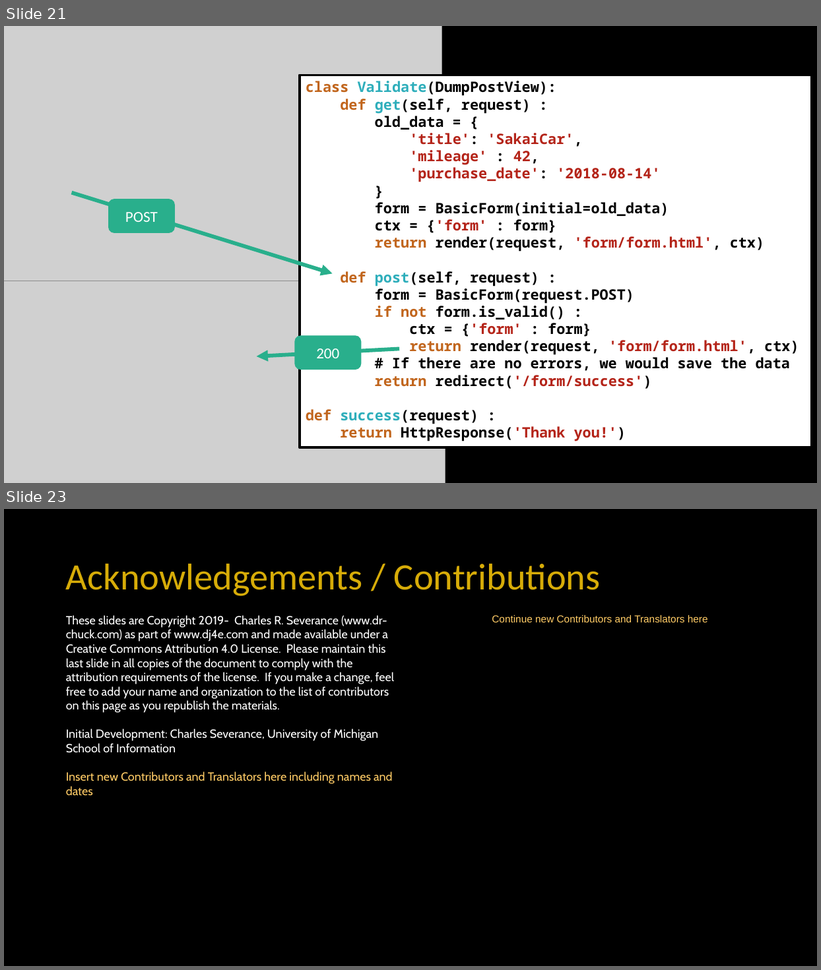
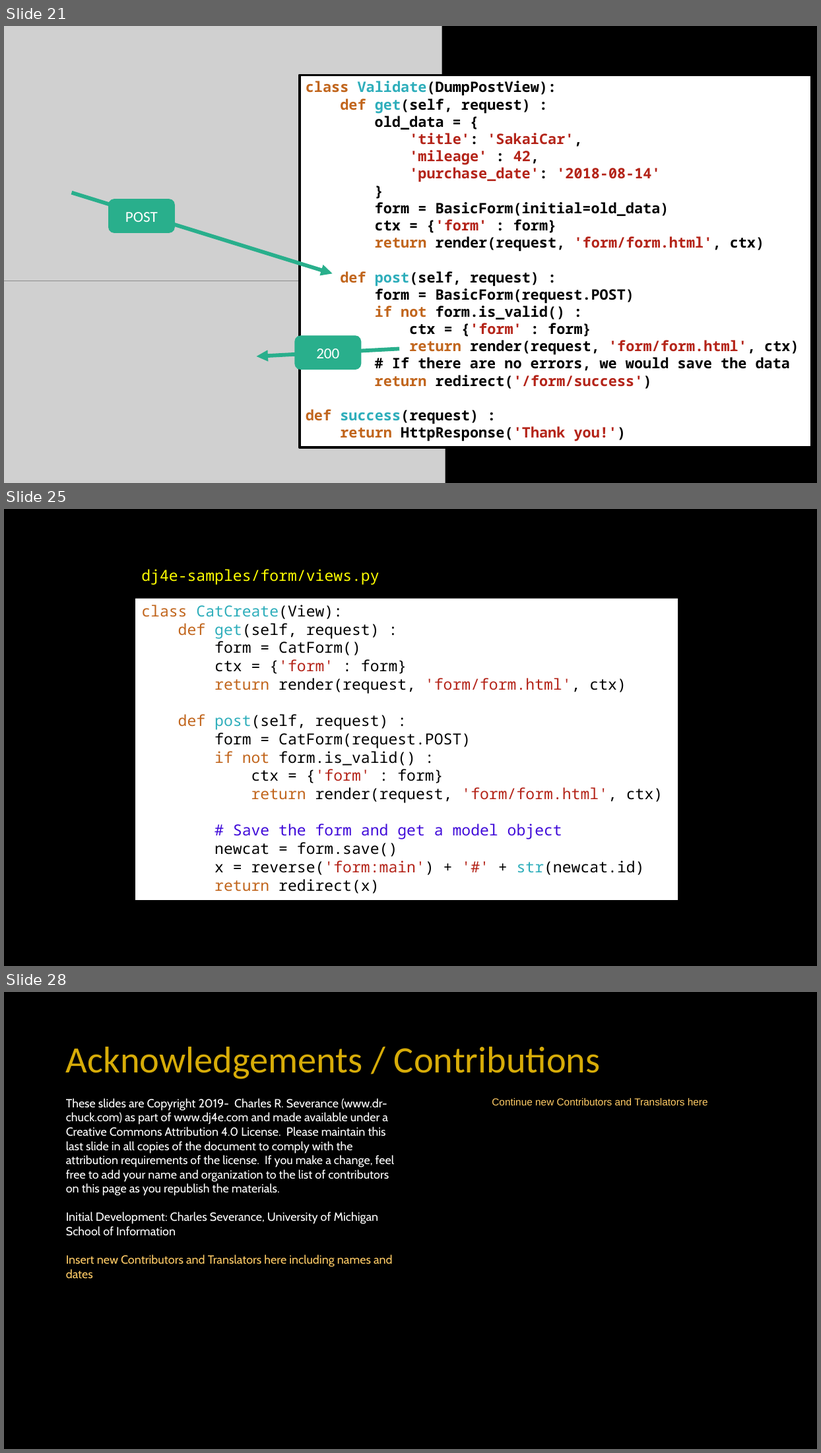
Before and after one commit to csev/dj4e, a slide deck: lectures/DJ-11-Forms-Django.pptx. Shown one above the other, each under a label of ours: slides 21 and 23 before the commit, slides 21, 25 and 28 after it; the slides between them are not shown. The pictures are 821x970 and 821x1453 pixels, drawn with LibreOffice and Linux fonts; fonts in the diff are those of the drawing; grey boxes stand for pictures. Boxes give left, top, right and bottom in pixels: in the first picture for what was removed or moved away, otherwise in the second. Text is boxed around its words. In the diff, an @@ line names an element or a change of style, - is before the commit and + after.

Commit message:
Add slides about ModelForms

```diff
--- a/lectures/DJ-11-Forms-Django.pptx
+++ b/lectures/DJ-11-Forms-Django.pptx
@@ slide 25 added at <box>4,509,817,966</box>, background #000000 @@
@@ text added at <box>141,569,379,585</box>, 18 pt, text #FFFF00 @@
+dj4e-samples/form/views.py
@@ rectangle added at <box>136,599,679,900</box>, fill #FFFFFF, 18 pt, text #000000 @@
+class CatCreate(View):
+def get(self, request) :
+form = CatForm()
+ctx = {'form' : form}
+return render(request, 'form/form.html', ctx)
+def post(self, request) :
+form = CatForm(request.POST)
+if not form.is_valid() :
+ctx = {'form' : form}
+return render(request, 'form/form.html', ctx)
+# Save the form and get a model object
+newcat = form.save()
+x = reverse('form:main') + '#' + str(newcat.id)
+return redirect(x)
@@ what was slide 23 is now slide 28 @@
```
Also in this commit, not shown: 1 slide changed, 4 other slides added.
